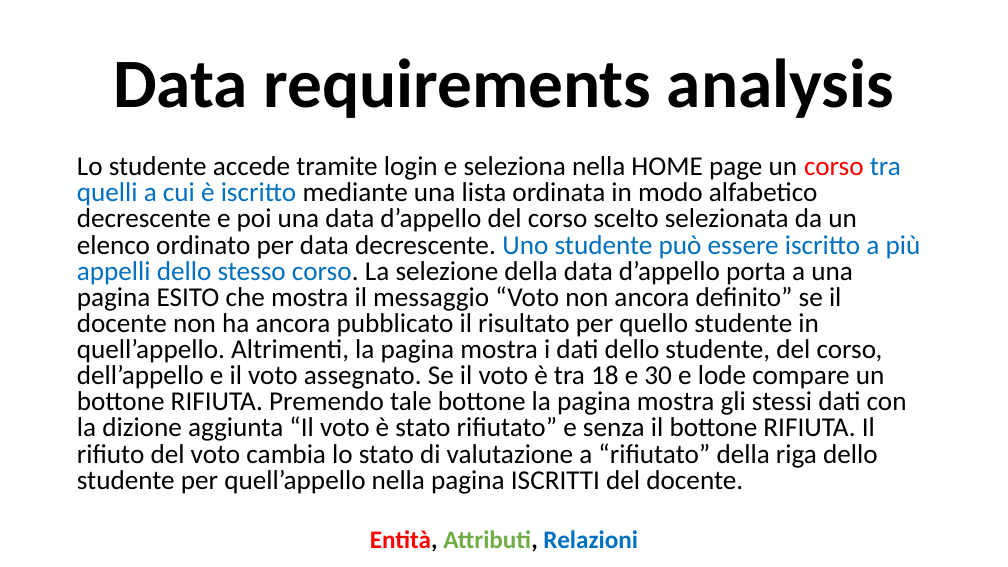
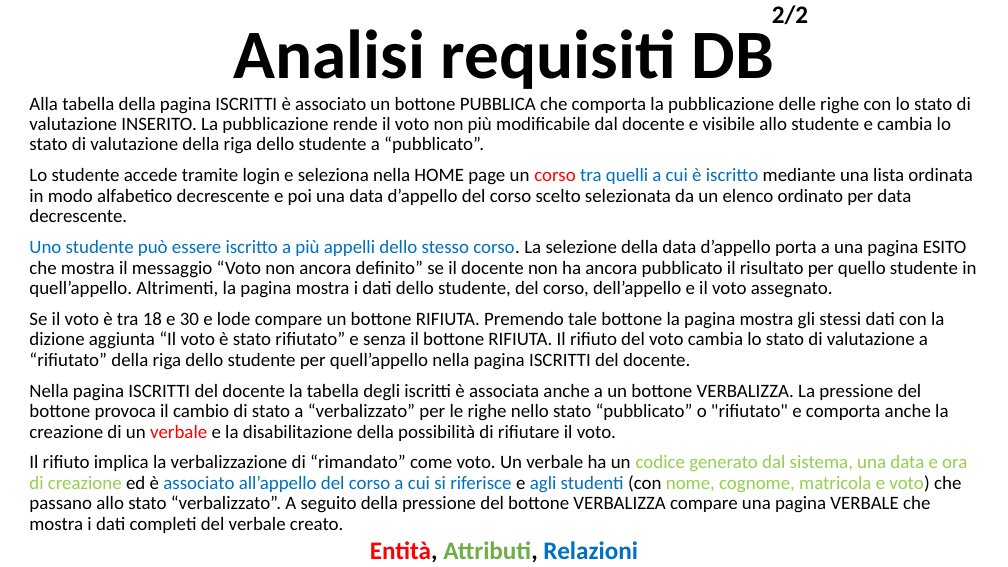
Before and after one commit to LucaTosetti01/ProgettoTIW, a slide deck: slide 6 of PresentazioneProgetto.pptx (slide 8 before the commit). Drawn at 1008x567 pixels with LibreOffice and Linux fonts; fonts in the diff are those of the drawing. Boxes give left, top, right and bottom in pixels: in the first picture for what was removed or moved away, otherwise in the second. Text is boxed around its words. In the diff, an @@ line names an element or a change of style, - is before the commit and + after.

Commit message:
Inizio documentazione
Scritta la documentazione della traccia, completamento specifiche, analisi requisiti DB, schema ER (da modificare), schema DB

```diff
--- a/PresentazioneProgetto.pptx
+++ b/PresentazioneProgetto.pptx
@@ text added at (x1=233, y1=21, x2=773, y2=89), 66 pt, text #000000, bold @@
+Analisi requisiti DB
@@ text added at (x1=772, y1=5, x2=808, y2=24), 24 pt, text #000000, bold @@
+2/2
@@ title removed at (x1=113, y1=58, x2=894, y2=118) @@
-Data requirements analysis
@@ text at (x1=29, y1=97, x2=976, y2=533): text changed; size 25.9 to 18 pt @@
-Lo studente accede tramite login e seleziona nella HOME page un corso tra quelli a cui è iscritto mediante una lista ordinata in modo alfabetico decrescente e poi una data d’appello del corso scelto selezionata da un elenco ordinato per data decrescente. Uno studente può essere iscritto a più appelli dello stesso corso. La selezione della data d’appello porta a una pagina ESITO che mostra il messaggio “Voto non ancora definito” se il docente non ha ancora pubblicato il risultato per quello studente in quell’appello. Altrimenti, la pagina mostra i dati dello studente, del corso, dell’appello e il voto assegnato. Se il voto è tra 18 e 30 e lode compare un bottone RIFIUTA. Premendo tale bottone la pagina mostra gli stessi dati con la dizione aggiunta “Il voto è stato rifiutato” e senza il bottone RIFIUTA. Il rifiuto del voto cambia lo stato di valutazione a “rifiutato” della riga dello studente per quell’appello nella pagina ISCRITTI del docente.
+Alla tabella della pagina ISCRITTI è associato un bottone PUBBLICA che comporta la pubblicazione delle righe con lo stato di valutazione INSERITO. La pubblicazione rende il voto non più modificabile dal docente e visibile allo studente e cambia lo stato di valutazione della riga dello studente a “pubblicato”.
+Lo studente accede tramite login e seleziona nella HOME page un corso tra quelli a cui è iscritto mediante una lista ordinata in modo alfabetico decrescente e poi una data d’appello del corso scelto selezionata da un elenco ordinato per data decrescente.
+Uno studente può essere iscritto a più appelli dello stesso corso. La selezione della data d’appello porta a una pagina ESITO che mostra il messaggio “Voto non ancora definito” se il docente non ha ancora pubblicato il risultato per quello studente in quell’appello. Altrimenti, la pagina mostra i dati dello studente, del corso, dell’appello e il voto assegnato.
+Se il voto è tra 18 e 30 e lode compare un bottone RIFIUTA. Premendo tale bottone la pagina mostra gli stessi dati con la dizione aggiunta “Il voto è stato rifiutato” e senza il bottone RIFIUTA. Il rifiuto del voto cambia lo stato di valutazione a “rifiutato” della riga dello studente per quell’appello nella pagina ISCRITTI del docente.
+Nella pagina ISCRITTI del docente la tabella degli iscritti è associata anche a un bottone VERBALIZZA. La pressione del bottone provoca il cambio di stato a “verbalizzato” per le righe nello stato “pubblicato” o "rifiutato" e comporta anche la creazione di un verbale e la disabilitazione della possibilità di rifiutare il voto.
+Il rifiuto implica la verbalizzazione di “rimandato” come voto. Un verbale ha un codice generato dal sistema, una data e ora di creazione ed è associato all’appello del corso a cui si riferisce e agli studenti (con nome, cognome, matricola e voto) che passano allo stato “verbalizzato”. A seguito della pressione del bottone VERBALIZZA compare una pagina VERBALE che mostra i dati completi del verbale creato.
@@ text "Entità, Attributi, Relazioni" moved from (x1=370, y1=530, x2=638, y2=552) to (x1=370, y1=541, x2=638, y2=563) @@
```
Also in this commit, not shown: 9 other slides changed, 2 slides added, 6 slides removed, 2 other files.
